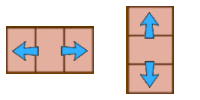
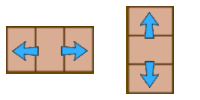
Before/after of a (200, 100) layered artwork. What changed in the layer stack:
renamed "Layer 6 copy 4" to "Layer 6 copy 5", painted on it over [126, 6, 174, 94]
painted on "Layer 6 copy 4" over [6, 26, 94, 74]
